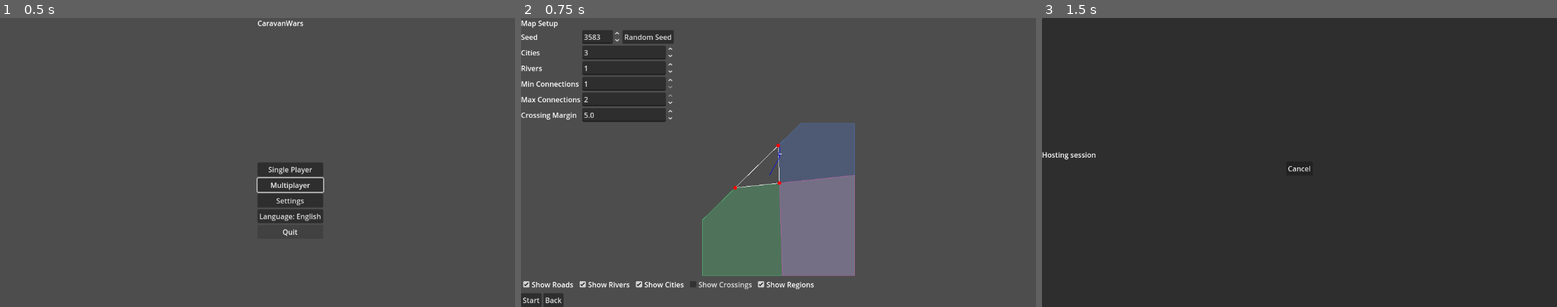
Above: before the commit, frames 1-3 (left to right).
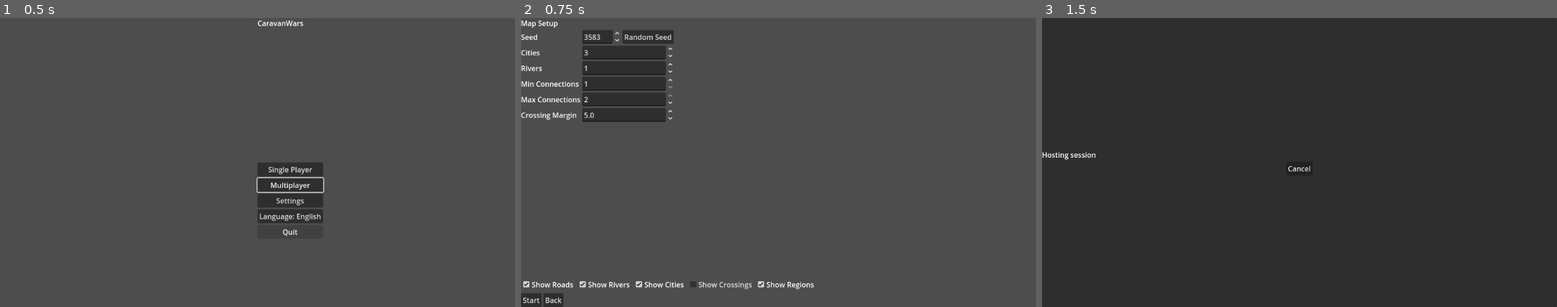
Above: after the commit, the same moments.

Repository: sepa79/CaravanWars
Game: Godot game, scene res://scenes/Main.tscn
Same seed, same stepped clock (60 frames per second), same inputs: the game is played once before the commit and once after it.
Inputs:
- Up to frame 1 (0.5 s): no input
- Up to frame 2 (0.75 s): click "Single Player" at 0.5 s
- Up to frame 3 (1.5 s): click "Start" at 1.25 s

Frame 1 is identical in both runs. In frame 2, 12% of the frame differs, in the area x 35-65%, y 36-90%; in frame 3, nothing differs.
Error after the commit: Parse Error: Static function "voronoi_diagram()" not found in base "GDScriptNativeClass". (res://map/RegionGenerator.gd:18)

Commit message:
feat: use Geometry2D voronoi for regions

Diff:
--- a/game/map/RegionGenerator.gd
+++ b/game/map/RegionGenerator.gd
@@ -4,51 +4,49 @@
 const CityPlacerModule = preload("res://map/CityPlacer.gd")
 const RegionModule = preload("res://map/Region.gd")
 
+const EPS: float = 0.001
+
 # Generates regions as Voronoi cells around city positions.
 # Returns a dictionary mapping region id -> Region instance.
 func generate_regions(cities: Array[Vector2]) -> Dictionary:
-    var regions: Dictionary = {}
-    for i in range(cities.size()):
-        var polygon: Array[Vector2] = _voronoi_cell(cities, i)
-        regions[i + 1] = RegionModule.new(i + 1, polygon, "")
-    return regions
-
-func _voronoi_cell(points: Array[Vector2], index: int) -> Array[Vector2]:
-    var bounds: Array[Vector2] = [
+    var bounds := PackedVector2Array([
         Vector2(0, 0),
         Vector2(CityPlacerModule.WIDTH, 0),
         Vector2(CityPlacerModule.WIDTH, CityPlacerModule.HEIGHT),
         Vector2(0, CityPlacerModule.HEIGHT),
-    ]
-    var cell: Array[Vector2] = bounds.duplicate()
-    var p: Vector2 = points[index]
-    for j in range(points.size()):
-        if j == index:
+    ])
+    var voronoi: Array = Geometry2D.voronoi_diagram(PackedVector2Array(cities), bounds)
+    var regions: Dictionary = {}
+    for i in range(voronoi.size()):
+        var poly: PackedVector2Array = voronoi[i]
+        if poly.size() < 3:
             continue
-        var q: Vector2 = points[j]
-        cell = _clip_cell(cell, p, q)
-    return cell
+        poly = Geometry2D.sort_points_clockwise(poly)
+        poly = _filter_points(poly)
+        if poly.size() < 3:
+            continue
+        var arr: Array[Vector2] = []
+        for p in poly:
+            arr.append(p)
+        regions[i + 1] = RegionModule.new(i + 1, arr, "")
+    return regions
 
-# Clips polygon 'poly' by the half-plane of perpendicular bisector between p and q.
-func _clip_cell(poly: Array[Vector2], p: Vector2, q: Vector2) -> Array[Vector2]:
-    if poly.is_empty():
-        return []
-    var result: Array[Vector2] = []
-    var mid: Vector2 = (p + q) * 0.5
-    var dir: Vector2 = (q - p).normalized()
-    var normal: Vector2 = Vector2(dir.y, -dir.x)
-    # ensure normal points toward p side
-    if (p - mid).dot(normal) < 0:
-        normal = -normal
-    for i in range(poly.size()):
-        var a: Vector2 = poly[i]
-        var b: Vector2 = poly[(i + 1) % poly.size()]
-        var da: float = (a - mid).dot(normal)
-        var db: float = (b - mid).dot(normal)
-        if da >= 0:
-            result.append(a)
-        if da * db < 0:
-            var t: float = da / (da - db)
-            var intersection: Vector2 = a + (b - a) * t
-            result.append(intersection)
-    return result
+# Removes duplicate and collinear points.
+func _filter_points(points: PackedVector2Array) -> PackedVector2Array:
+    var cleaned := PackedVector2Array()
+    var n := points.size()
+    if n == 0:
+        return cleaned
+    for i in range(n):
+        var prev: Vector2 = points[(i - 1 + n) % n]
+        var curr: Vector2 = points[i]
+        var next: Vector2 = points[(i + 1) % n]
+        if curr.distance_to(prev) <= EPS:
+            continue
+        if abs((curr - prev).cross(next - curr)) <= EPS:
+            continue
+        if cleaned.is_empty() or curr.distance_to(cleaned[cleaned.size() - 1]) > EPS:
+            cleaned.append(curr)
+    if cleaned.size() > 2 and cleaned[0].distance_to(cleaned[cleaned.size() - 1]) <= EPS:
+        cleaned.remove_at(cleaned.size() - 1)
+    return cleaned
